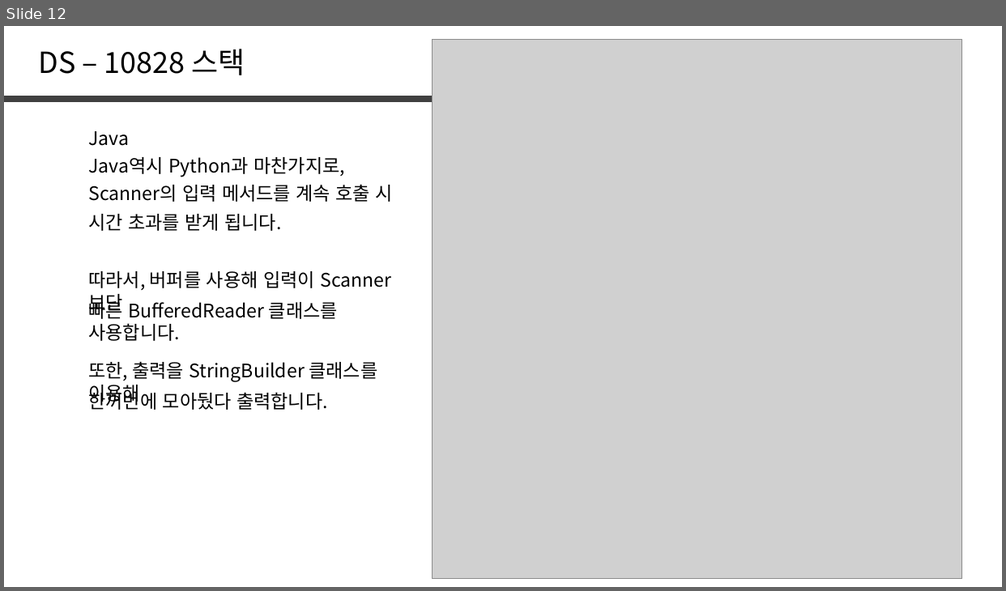
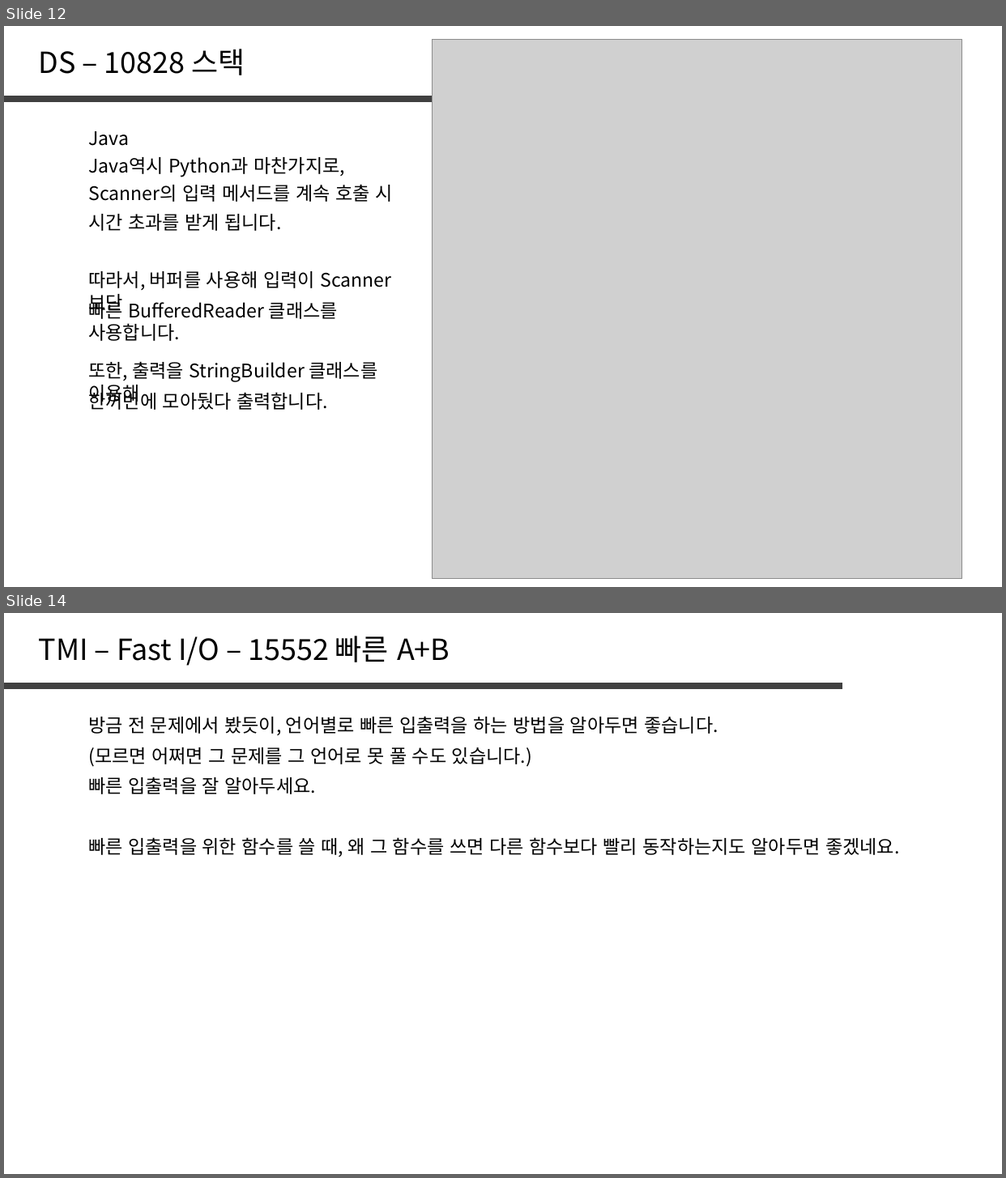
Before and after one commit to jaehoo1/PS-study, a slide deck: study/7_Stack, Queue, List.pptx. Shown one above the other, each under a label of ours: slide 12 before the commit, slides 12 and 14 after it; the slides between them are not shown. The pictures are 1006x591 and 1006x1178 pixels, drawn with LibreOffice and Linux fonts; fonts in the diff are those of the drawing; grey boxes stand for pictures. Boxes give left, top, right and bottom in pixels: in the first picture for what was removed or moved away, otherwise in the second. Text is boxed around its words. In the diff, an @@ line names an element or a change of style, - is before the commit and + after.

```diff
--- a/study/7_Stack, Queue, List.pptx
+++ b/study/7_Stack, Queue, List.pptx
@@ slide 14 added at [4, 613, 1002, 1174], background #FFFFFF @@
@@ text added at [39, 636, 450, 666], 28 pt, text #000000 @@
+TMI – Fast I/O – 15552 빠른 A+B
@@ line added from (4, 686) to (842, 686), #404040 6 pt @@
@@ text added at [88, 716, 718, 735], 18 pt, text #000000 @@
+방금 전 문제에서 봤듯이, 언어별로 빠른 입출력을 하는 방법을 알아두면 좋습니다.
@@ text added at [88, 747, 532, 767], 18 pt, text #000000 @@
+(모르면 어쩌면 그 문제를 그 언어로 못 풀 수도 있습니다.)
@@ text added at [88, 777, 316, 794], 18 pt, text #000000 @@
+빠른 입출력을 잘 알아두세요.
@@ text added at [88, 837, 899, 857], 18 pt, text #000000 @@
+빠른 입출력을 위한 함수를 쓸 때, 왜 그 함수를 쓰면 다른 함수보다 빨리 동작하는지도 알아두면 좋겠네요.
```
Also in this commit, not shown: 1 slide changed, 4 other slides added, 2 slides removed.
